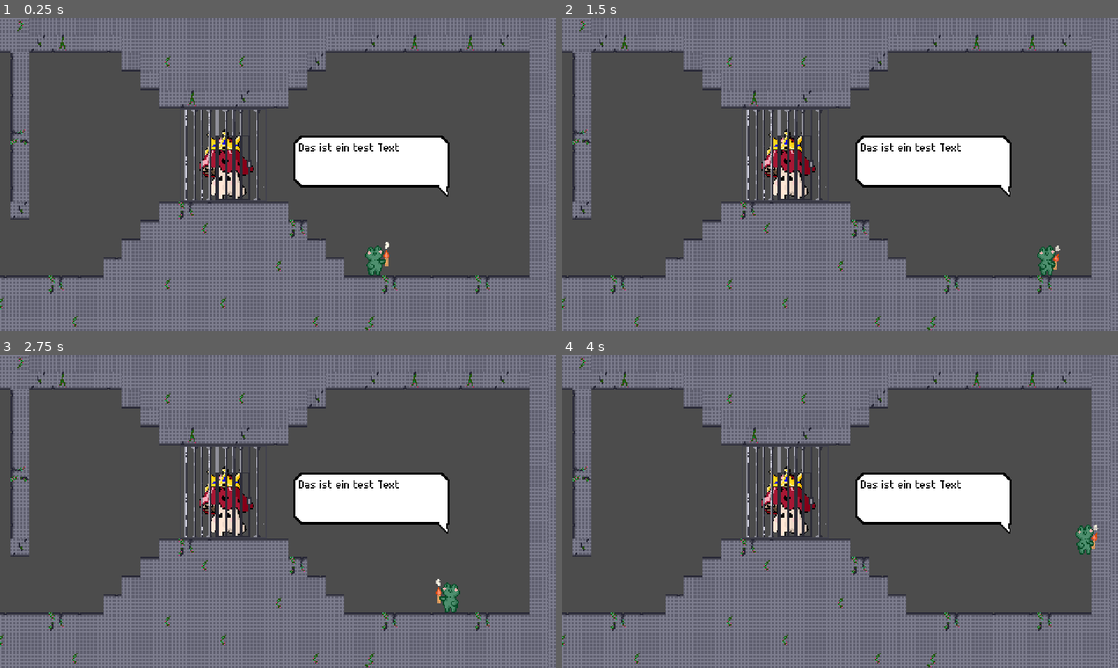
Above: before the commit, frames 1-4 (two rows, left to right).
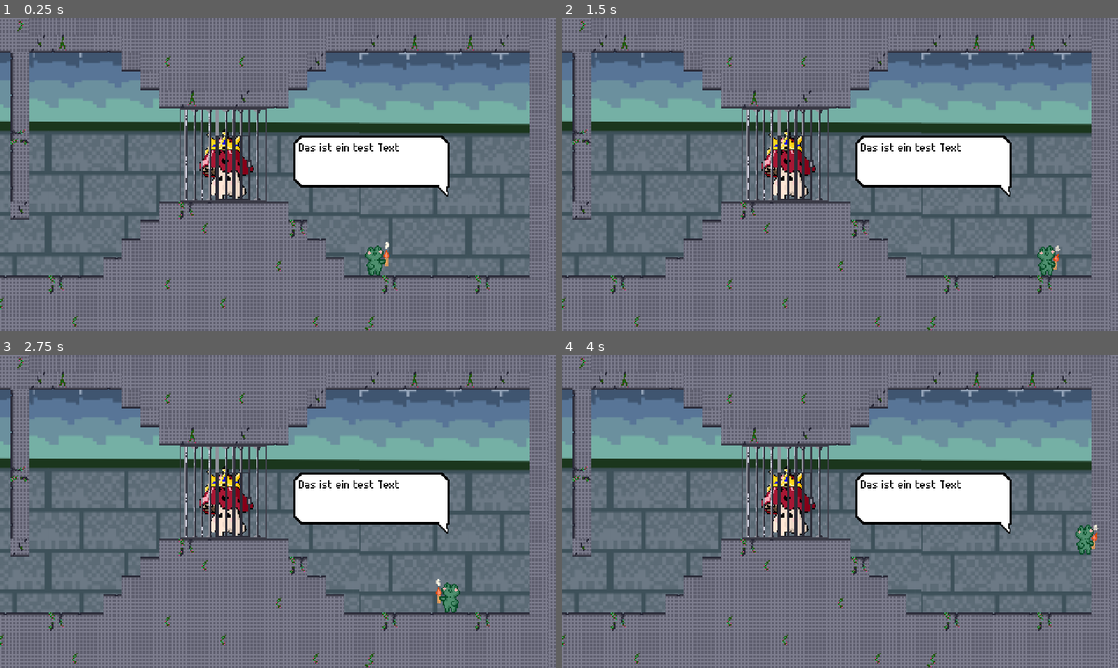
Above: after the commit, the same moments.

Repository: JohannesLadurner/NogardPrincess
Game: Godot game, scene res://assets/levels/Level01.tscn
Two runs of this game, one before a commit and one after it. Both use one fixed random seed, a clock stepped at 60 frames per second and the inputs below. This scene is started directly instead of the project's main scene.
Inputs:
- Up to frame 1 (0.25 s): no input
- Up to frame 2 (1.5 s): hold Space (attack) 0.53-1.28 s; hold Right (move_right) from 0.53 s (still down); tap Up (jump) at 0.77 s; tap Space (attack) at 1.35 s
- Up to frame 3 (2.75 s): tap Up (jump) at 1.52 s; release Right (move_right) at 2.03 s; hold Left (move_left) from 2.03 s (still down); hold Space (attack) from 2.03 s (still down)
- Up to frame 4 (4 s): release Left (move_left) at 2.78 s; release Space (attack) at 2.78 s; hold Right (move_right) from 2.78 s (still down); tap Space (attack) at 2.85 s; tap Up (jump) at 3.02, 3.77 s; hold Space (attack) from 3.53 s (still down)

The runs differ from the first frame. In frame 1, 41% of the frame differs, in the area x 0-96%, y 10-83%; in frame 2, 41%; in frame 3, 41%; in frame 4, 41%.

Commit message:
add background

Diff:
--- a/NogardPrincess/assets/levels/Level01.tscn
+++ b/NogardPrincess/assets/levels/Level01.tscn
@@ -15,6 +15,8 @@
 [ext_resource path="res://assets/enemies/princess/Princess.tscn" type="PackedScene" id=13]
 [ext_resource path="res://assets/cages/CageUnlocked.png" type="Texture" id=14]
 [ext_resource path="res://assets/speech/Speechbubble.tscn" type="PackedScene" id=15]
+[ext_resource path="res://assets/backgrounds/BackgroundCastle.png" type="Texture" id=16]
+[ext_resource path="res://assets/backgrounds/BackgroundCastle2.png" type="Texture" id=17]
 
 [sub_resource type="ConvexPolygonShape2D" id=1]
 points = PoolVector2Array( 0, 0, 16, 0, 16, 16, 0, 16 )
@@ -271,6 +273,61 @@
 
 [node name="Level01" type="Node2D"]
 
+[node name="TextureRect5" type="TextureRect" parent="."]
+margin_left = 743.305
+margin_top = -50.7877
+margin_right = 1143.31
+margin_bottom = 249.212
+texture = ExtResource( 17 )
+flip_v = true
+__meta__ = {
+"_edit_use_anchors_": false
+}
+
+[node name="TextureRect4" type="TextureRect" parent="."]
+margin_left = 379.792
+margin_top = -53.3263
+margin_right = 779.792
+margin_bottom = 246.674
+texture = ExtResource( 17 )
+flip_v = true
+__meta__ = {
+"_edit_use_anchors_": false
+}
+
+[node name="TextureRect3" type="TextureRect" parent="."]
+margin_left = -19.7703
+margin_top = -54.8958
+margin_right = 380.23
+margin_bottom = 245.104
+texture = ExtResource( 16 )
+flip_v = true
+__meta__ = {
+"_edit_use_anchors_": false
+}
+
+[node name="TextureRect2" type="TextureRect" parent="."]
+margin_left = -417.332
+margin_top = -57.419
+margin_right = -17.3322
+margin_bottom = 242.581
+texture = ExtResource( 16 )
+flip_v = true
+__meta__ = {
+"_edit_use_anchors_": false
+}
+
+[node name="TextureRect" type="TextureRect" parent="."]
+margin_left = -816.77
+margin_top = -59.3629
+margin_right = -416.77
+margin_bottom = 240.637
+texture = ExtResource( 17 )
+flip_v = true
+__meta__ = {
+"_edit_use_anchors_": false
+}
+
 [node name="TileMap" type="TileMap" parent="."]
 position = Vector2( -1, 0 )
 tile_set = SubResource( 11 )
--- a/NogardPrincess/assets/levels/Level02.tscn
+++ b/NogardPrincess/assets/levels/Level02.tscn
@@ -1,7 +1,9 @@
-[gd_scene load_steps=25 format=2]
+[gd_scene load_steps=27 format=2]
 
 [ext_resource path="res://assets/enemies/slimes/Slime.tscn" type="PackedScene" id=1]
 [ext_resource path="res://assets/player/Player.tscn" type="PackedScene" id=2]
+[ext_resource path="res://assets/backgrounds/BackgroundCastle2.png" type="Texture" id=3]
+[ext_resource path="res://assets/backgrounds/BackgroundCastle.png" type="Texture" id=4]
 [ext_resource path="res://assets/tiles/stones/StonePlantBorder.png" type="Texture" id=7]
 [ext_resource path="res://assets/tiles/stones/StoneCrackBorder.png" type="Texture" id=9]
 [ext_resource path="res://assets/tiles/stones/StoneBorder.png" type="Texture" id=10]
@@ -240,6 +242,39 @@
 
 [node name="Level02" type="Node2D"]
 
+[node name="TextureRect3" type="TextureRect" parent="."]
+margin_left = 38.0
+margin_top = -25.5708
+margin_right = 438.0
+margin_bottom = 274.429
+texture = ExtResource( 3 )
+flip_v = true
+__meta__ = {
+"_edit_use_anchors_": false
+}
+
+[node name="TextureRect2" type="TextureRect" parent="."]
+margin_left = 399.494
+margin_top = -24.1384
+margin_right = 799.494
+margin_bottom = 275.862
+texture = ExtResource( 4 )
+flip_v = true
+__meta__ = {
+"_edit_use_anchors_": false
+}
+
+[node name="TextureRect" type="TextureRect" parent="."]
+margin_left = -362.468
+margin_top = -27.8226
+margin_right = 37.5321
+margin_bottom = 272.177
+texture = ExtResource( 3 )
+flip_v = true
+__meta__ = {
+"_edit_use_anchors_": false
+}
+
 [node name="Slime2" parent="." instance=ExtResource( 1 )]
 position = Vector2( 34.3325, 208.284 )
 
--- a/NogardPrincess/assets/levels/Level03.tscn
+++ b/NogardPrincess/assets/levels/Level03.tscn
@@ -15,6 +15,8 @@
 [ext_resource path="res://assets/tiles/stones/StoneCeilPlant.png" type="Texture" id=13]
 [ext_resource path="res://assets/tiles/stones/StoneMiddle.png" type="Texture" id=14]
 [ext_resource path="res://assets/enemies/slimes/Slime.tscn" type="PackedScene" id=15]
+[ext_resource path="res://assets/backgrounds/BackgroundGrass2.png" type="Texture" id=16]
+[ext_resource path="res://assets/backgrounds/BackgroundGrass.png" type="Texture" id=17]
 
 [sub_resource type="ConvexPolygonShape2D" id=1]
 points = PoolVector2Array( 0, 0, 16, 0, 16, 16, 0, 16 )
@@ -340,6 +342,36 @@
 
 [node name="Level03" type="Node2D"]
 
+[node name="TextureRect3" type="TextureRect" parent="."]
+margin_left = -16.3739
+margin_top = -158.121
+margin_right = 383.626
+margin_bottom = 141.879
+texture = ExtResource( 17 )
+__meta__ = {
+"_edit_use_anchors_": false
+}
+
+[node name="TextureRect2" type="TextureRect" parent="."]
+margin_left = -415.263
+margin_top = -157.702
+margin_right = -15.2626
+margin_bottom = 142.298
+texture = ExtResource( 16 )
+__meta__ = {
+"_edit_use_anchors_": false
+}
+
+[node name="TextureRect" type="TextureRect" parent="."]
+margin_left = -813.477
+margin_top = -157.702
+margin_right = -413.477
+margin_bottom = 142.298
+texture = ExtResource( 17 )
+__meta__ = {
+"_edit_use_anchors_": false
+}
+
 [node name="Player" parent="." instance=ExtResource( 9 )]
 position = Vector2( 187.626, 48.2205 )
 
--- a/NogardPrincess/assets/levels/Level05.tscn
+++ b/NogardPrincess/assets/levels/Level05.tscn
@@ -18,6 +18,7 @@
 [ext_resource path="res://assets/tiles/stones/StoneMiddle.png" type="Texture" id=16]
 [ext_resource path="res://assets/tiles/stones/StonePlantBorder.png" type="Texture" id=17]
 [ext_resource path="res://assets/enemies/slimes/Slime.tscn" type="PackedScene" id=18]
+[ext_resource path="res://assets/backgrounds/BackgroundGrass.png" type="Texture" id=19]
 
 [sub_resource type="ConvexPolygonShape2D" id=1]
 points = PoolVector2Array( 0, 0, 16, 0, 16, 16, 0, 16 )
@@ -405,6 +406,36 @@
 
 [node name="Level05" type="Node2D"]
 
+[node name="TextureRect3" type="TextureRect" parent="."]
+margin_left = 62.5029
+margin_top = -158.786
+margin_right = 462.503
+margin_bottom = 141.214
+texture = ExtResource( 19 )
+__meta__ = {
+"_edit_use_anchors_": false
+}
+
+[node name="TextureRect2" type="TextureRect" parent="."]
+margin_left = -334.474
+margin_top = -158.781
+margin_right = 65.5261
+margin_bottom = 141.219
+texture = ExtResource( 19 )
+__meta__ = {
+"_edit_use_anchors_": false
+}
+
+[node name="TextureRect" type="TextureRect" parent="."]
+margin_left = -733.393
+margin_top = -158.715
+margin_right = -333.393
+margin_bottom = 141.285
+texture = ExtResource( 19 )
+__meta__ = {
+"_edit_use_anchors_": false
+}
+
 [node name="Player" parent="." instance=ExtResource( 1 )]
 position = Vector2( 238.872, 94.0635 )
 
@@ -413,7 +444,7 @@
 limit_left = -735
 limit_top = -150
 limit_right = 250
-limit_bottom = 145
+limit_bottom = 140
 drag_margin_h_enabled = true
 drag_margin_v_enabled = true
 editor_draw_drag_margin = true
--- a/NogardPrincess/assets/levels/Level06.tscn
+++ b/NogardPrincess/assets/levels/Level06.tscn
@@ -18,6 +18,8 @@
 [ext_resource path="res://assets/tiles/stones/StoneCeilPlant.png" type="Texture" id=16]
 [ext_resource path="res://assets/tiles/stones/StoneCrackBorder.png" type="Texture" id=17]
 [ext_resource path="res://assets/enemies/slimes/Slime.tscn" type="PackedScene" id=18]
+[ext_resource path="res://assets/backgrounds/BackgroundGrass2.png" type="Texture" id=19]
+[ext_resource path="res://assets/backgrounds/BackgroundGrass.png" type="Texture" id=20]
 
 [sub_resource type="ConvexPolygonShape2D" id=1]
 points = PoolVector2Array( 0, 0, 16, 0, 16, 16, 0, 16 )
@@ -406,15 +408,37 @@
 
 [node name="Level06" type="Node2D"]
 
+[node name="TextureRect2" type="TextureRect" parent="."]
+margin_left = -593.0
+margin_top = -194.206
+margin_right = -143.0
+margin_bottom = 142.794
+texture = ExtResource( 19 )
+stretch_mode = 1
+__meta__ = {
+"_edit_use_anchors_": false
+}
+
+[node name="TextureRect" type="TextureRect" parent="."]
+margin_left = -143.246
+margin_top = -193.911
+margin_right = 306.754
+margin_bottom = 143.089
+texture = ExtResource( 20 )
+stretch_mode = 1
+__meta__ = {
+"_edit_use_anchors_": false
+}
+
 [node name="Player" parent="." instance=ExtResource( 1 )]
 position = Vector2( 134.945, -16.6781 )
 
 [node name="Camera2D" type="Camera2D" parent="Player"]
 current = true
 limit_left = -575
-limit_top = -225
+limit_top = -185
 limit_right = 250
-limit_bottom = 150
+limit_bottom = 130
 drag_margin_h_enabled = true
 drag_margin_v_enabled = true
 editor_draw_drag_margin = true
--- a/NogardPrincess/assets/levels/Level4.tscn
+++ b/NogardPrincess/assets/levels/Level4.tscn
@@ -10,6 +10,7 @@
 [ext_resource path="res://assets/tiles/wood/WoodMiddle.png" type="Texture" id=8]
 [ext_resource path="res://assets/tiles/wood/WoodCeil2.png" type="Texture" id=9]
 [ext_resource path="res://assets/enemies/slimes/Slime.tscn" type="PackedScene" id=10]
+[ext_resource path="res://assets/backgrounds/BackgroundGrass.png" type="Texture" id=11]
 
 [sub_resource type="RectangleShape2D" id=12]
 
@@ -215,6 +216,26 @@
 
 [node name="Level4" type="Node2D"]
 
+[node name="TextureRect2" type="TextureRect" parent="."]
+margin_left = 95.5672
+margin_top = -158.485
+margin_right = 495.567
+margin_bottom = 141.515
+texture = ExtResource( 11 )
+__meta__ = {
+"_edit_use_anchors_": false
+}
+
+[node name="TextureRect" type="TextureRect" parent="."]
+margin_left = -300.529
+margin_top = -158.485
+margin_right = 99.4715
+margin_bottom = 141.515
+texture = ExtResource( 11 )
+__meta__ = {
+"_edit_use_anchors_": false
+}
+
 [node name="Fall" type="Area2D" parent="."]
 position = Vector2( -55.2459, 144.578 )
 
@@ -228,6 +249,7 @@
 current = true
 limit_left = -300
 limit_top = -125
+limit_right = 240
 limit_bottom = 145
 drag_margin_h_enabled = true
 drag_margin_v_enabled = true
Not shown: 1 places in NogardPrincess/assets/levels/Level01.tscn that only renumber resources
Not shown: 1 places in NogardPrincess/assets/levels/Level03.tscn that only renumber resources
Not shown: 1 places in NogardPrincess/assets/levels/Level05.tscn that only renumber resources
Not shown: 1 places in NogardPrincess/assets/levels/Level06.tscn that only renumber resources
Not shown: 1 places in NogardPrincess/assets/levels/Level4.tscn that only renumber resources
